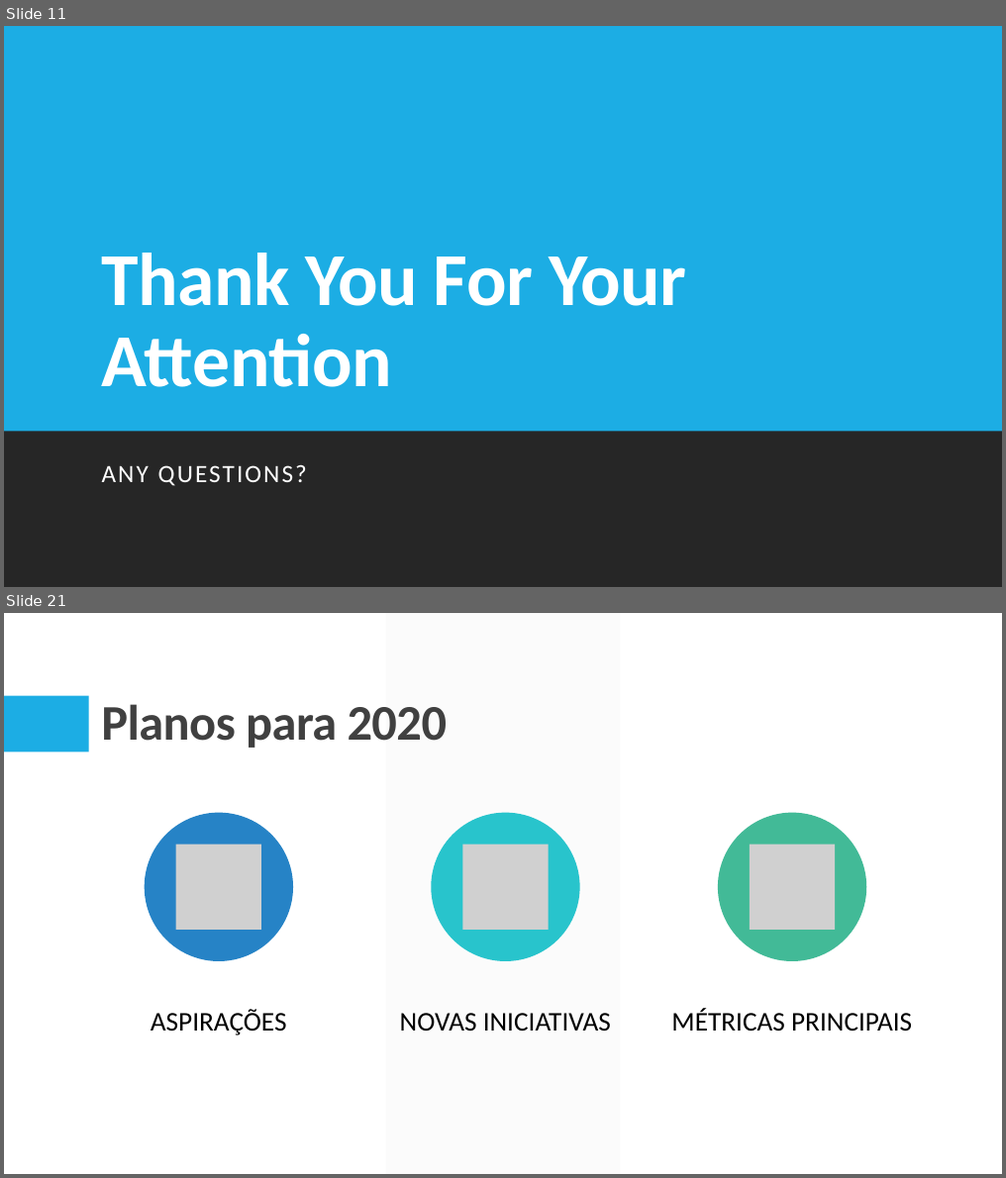
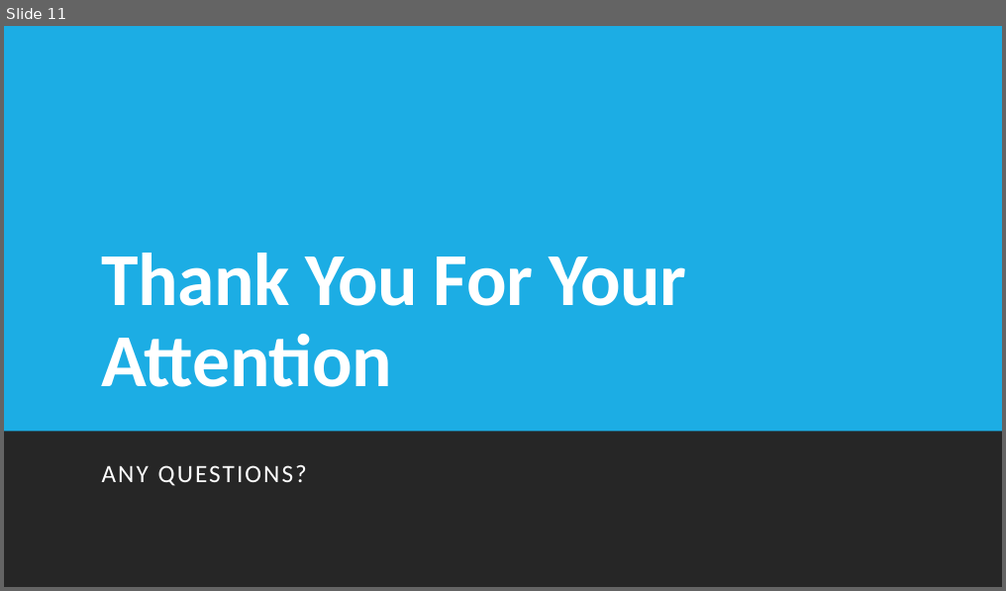
Before and after one commit to LourencoMelo/ISEP-EAPLI, a slide deck: eapli.base/docs/LAPR4 2021.pptx. Shown one above the other, each under a label of ours: slides 11 and 21 before the commit, slide 11 after it; the slides between them are not shown. The pictures are 1006x1178 and 1006x591 pixels, drawn with LibreOffice and Linux fonts; fonts in the diff are those of the drawing; grey boxes stand for pictures. Boxes give left, top, right and bottom in pixels: in the first picture for what was removed or moved away, otherwise in the second. Text is boxed around its words. In the diff, an @@ line names an element or a change of style, - is before the commit and + after.

```diff
--- a/eapli.base/docs/LAPR4 2021.pptx
+++ b/eapli.base/docs/LAPR4 2021.pptx
@@ slide 21 removed at (4, 613, 1002, 1174), background #FFFFFF; not listed: 2 template elements that a slide beside it also shows @@
@@ title removed at (101, 704, 448, 748) @@
-Planos para 2020
@@ group removed at (144, 813, 912, 1036): 3 ellipses, 3 pictures, 3 texts @@
-ASPIRAÇÕES
-NOVAS INICIATIVAS
-MÉTRICAS PRINCIPAIS
```
Also in this commit, not shown: 3 slides changed, 2 slides added, 16 other slides removed.
